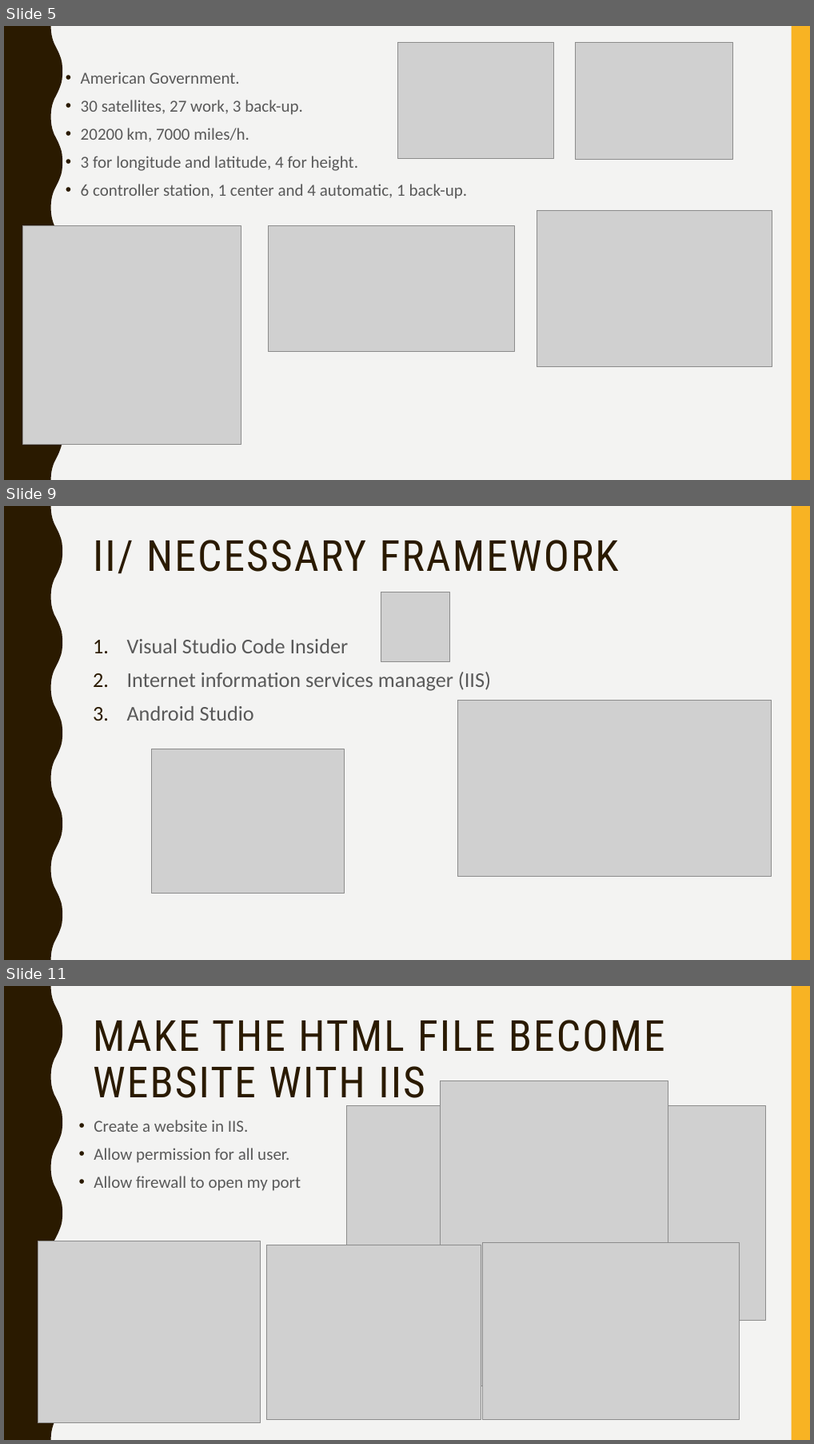
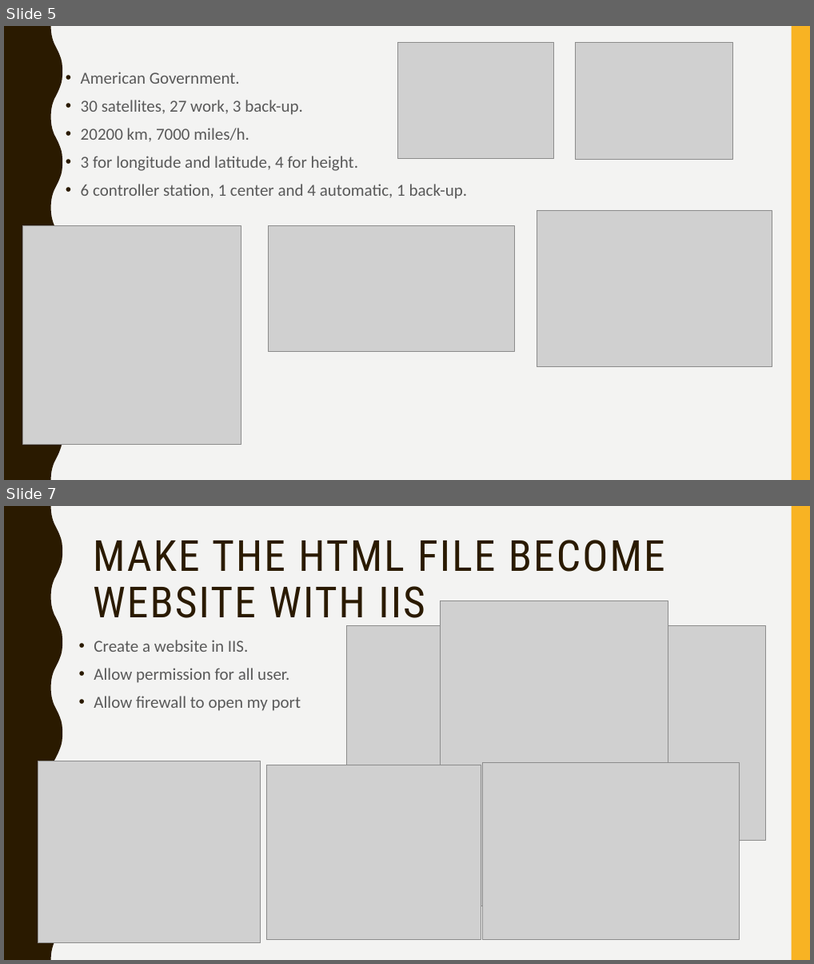
Before and after one commit to GiangHLe/GPS, a slide deck: GPS DETECTER PROJECT.pptx. Shown one above the other, each under a label of ours: slides 5, 9 and 11 before the commit, slides 5 and 7 after it; the slides between them are not shown. The pictures are 814x1444 and 814x964 pixels, drawn with LibreOffice and Linux fonts; fonts in the diff are those of the drawing; grey boxes stand for pictures. Boxes give left, top, right and bottom in pixels: in the first picture for what was removed or moved away, otherwise in the second. Text is boxed around its words. In the diff, an @@ line names an element or a change of style, - is before the commit and + after.

```diff
--- a/GPS DETECTER PROJECT.pptx
+++ b/GPS DETECTER PROJECT.pptx
@@ slide 9 removed at (x1=4, y1=506, x2=810, y2=960), background #F3F3F2; not listed: 2 template elements that a slide beside it also shows @@
@@ title removed at (x1=93, y1=540, x2=619, y2=574) @@
-II/ NECESSARY FRAMEWORK
@@ picture removed at (x1=381, y1=592, x2=450, y2=661) @@
@@ text removed at (x1=127, y1=639, x2=491, y2=720) @@
-1. Visual Studio Code Insider
-2. Internet information services manager (IIS)
-3. Android Studio
@@ picture removed at (x1=458, y1=700, x2=772, y2=876) @@
@@ picture removed at (x1=152, y1=748, x2=344, y2=893) @@
@@ what was slide 11 is now slide 7 @@
```
Also in this commit, not shown: 2 slides changed, 4 other slides removed, 2 other files.
